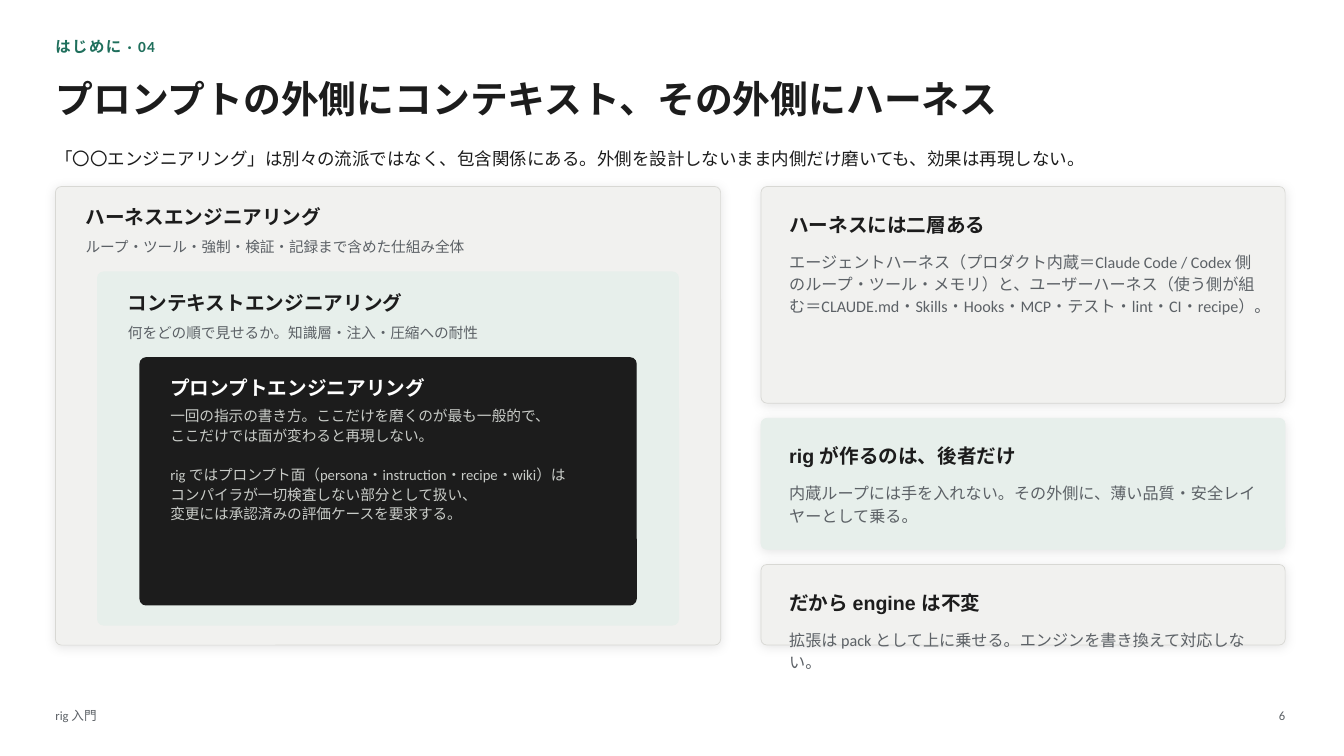
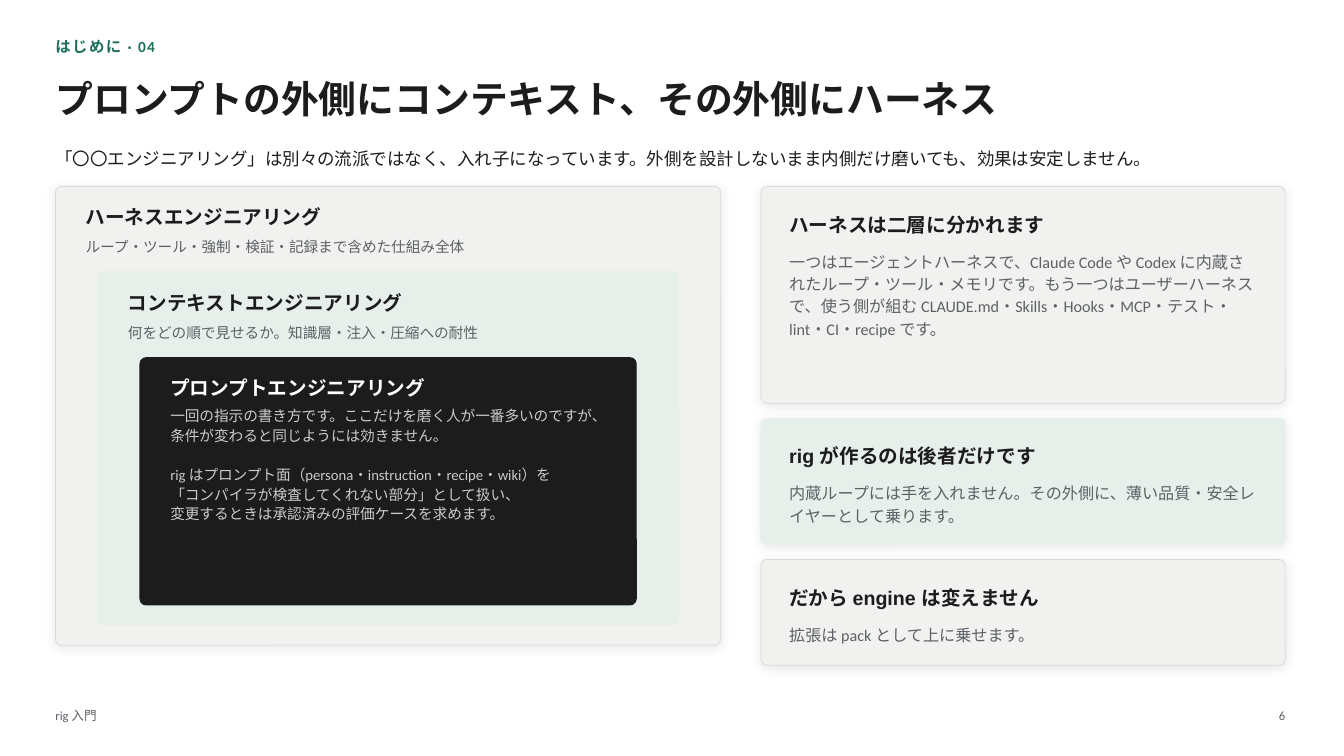
Before and after one commit to itoh-shun/rig, a slide deck: slide 6 of docs/onboarding/rig-intro.ja.pptx. Drawn at 1344x756 pixels with LibreOffice and Linux fonts; fonts in the diff are those of the drawing. Boxes give left, top, right and bottom in pixels: in the first picture for what was removed or moved away, otherwise in the second. Text is boxed around its words. In the diff, an @@ line names an element or a change of style, - is before the commit and + after.

```diff
--- a/docs/onboarding/rig-intro.ja.pptx
+++ b/docs/onboarding/rig-intro.ja.pptx
@@ text at [55, 150, 1151, 167]: text changed @@
-「〇〇エンジニアリング」は別々の流派ではなく、包含関係にある。外側を設計しないまま内側だけ磨いても、効果は再現しない。
+「〇〇エンジニアリング」は別々の流派ではなく、入れ子になっています。外側を設計しないまま内側だけ磨いても、効果は安定しません。
@@ text at [789, 215, 1044, 234]: text changed @@
-ハーネスには二層ある
+ハーネスは二層に分かれます
@@ text at [789, 254, 1253, 338]: text changed @@
-エージェントハーネス（プロダクト内蔵＝Claude Code / Codex 側のループ・ツール・メモリ）と、ユーザーハーネス（使う側が組む＝CLAUDE.md・Skills・Hooks・MCP・テスト・lint・CI・recipe）。
+一つはエージェントハーネスで、Claude Code や Codex に内蔵されたループ・ツール・メモリです。もう一つはユーザーハーネスで、使う側が組む CLAUDE.md・Skills・Hooks・MCP・テスト・lint・CI・recipe です。
@@ text at [170, 408, 606, 520]: text changed @@
-一回の指示の書き方。ここだけを磨くのが最も一般的で、
-ここだけでは面が変わると再現しない。
-rig ではプロンプト面（persona・instruction・recipe・wiki）は
-コンパイラが一切検査しない部分として扱い、
-変更には承認済みの評価ケースを要求する。
+一回の指示の書き方です。ここだけを磨く人が一番多いのですが、
+条件が変わると同じようには効きません。
+rig はプロンプト面（persona・instruction・recipe・wiki）を
+「コンパイラが検査してくれない部分」として扱い、
+変更するときは承認済みの評価ケースを求めます。
@@ rounded rectangle: place and size @@
-rounded rectangle at [761, 418, 1286, 549]
+rounded rectangle at [761, 418, 1286, 544]
@@ rounded rectangle at [761, 418, 1286, 544]: proportions changed @@
@@ text at [789, 446, 1036, 467]: text changed @@
-rig が作るのは、後者だけ
+rig が作るのは後者だけです
@@ text at [789, 485, 1255, 523]: text changed @@
-内蔵ループには手を入れない。その外側に、薄い品質・安全レイヤーとして乗る。
+内蔵ループには手を入れません。その外側に、薄い品質・安全レイヤーとして乗ります。
@@ rounded rectangle at [761, 560, 1286, 665]: proportions changed @@
@@ rounded rectangle: place and size @@
-rounded rectangle at [761, 565, 1286, 645]
+rounded rectangle at [761, 560, 1286, 665]
@@ text at [789, 588, 1038, 609]: text changed @@
-だから engine は不変
+だから engine は変えません
@@ text at [789, 627, 1034, 644]: text changed @@
-拡張は pack として上に乗せる。エンジンを書き換えて対応しない。
+拡張は pack として上に乗せます。
```
Also in this commit, not shown: 30 other slides changed, 4 other files.
